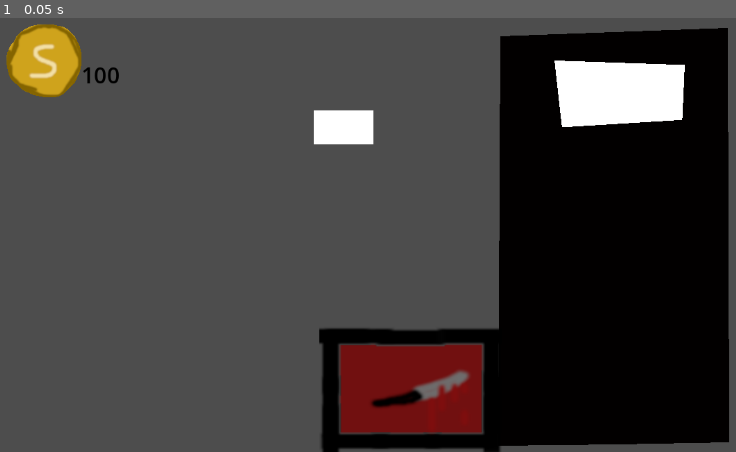
Above: before the commit, frame 1.
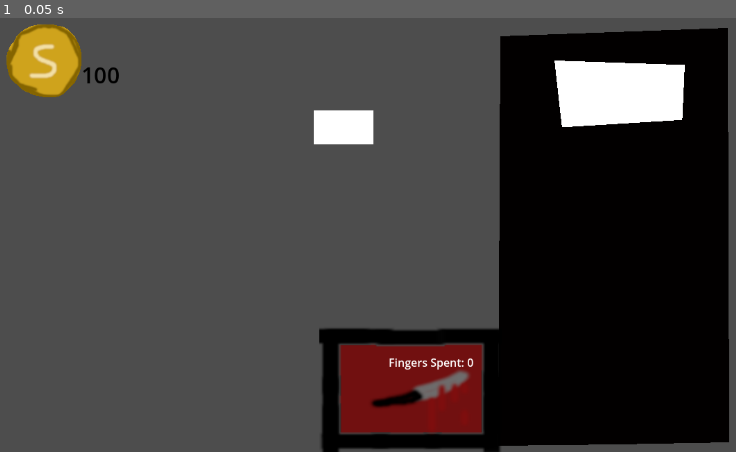
Above: after the commit, the same moment.

Repository: StephenMiner/gambling-proj
Game: Godot game, scene res://node_2d.tscn
The game is run twice, just before and just after one commit, with the same random seed, the same clock (stepped at 60 frames per second) and the same inputs.
Inputs:
- Up to frame 1 (0.05 s): no input

The runs differ from the first frame. In frame 1, 0.1% of the frame differs, in the area x 52-65%, y 78-82%.

Commit message:
Tie winning to money + fix some sorting issues

Diff:
--- a/components/ouch_button.gd
+++ b/components/ouch_button.gd
@@ -14,14 +14,23 @@
 	if mouseInside and Input.is_action_pressed("leftClick"):
 		on_cooldown = true;
 		time_elapsed = 0;
+		if Root.blood_spilt + 1 > 20: return;
+		update_weights();
 		Root.blood_spilt+=1;
 		self.owner.pay_bld.emit();
+
 		pass
 # Called when the node enters the scene tree for the first time.
 func _ready() -> void:
 	label = get_node("Label");
 	pass # Replace with function body.
 
+
+func update_weights() -> void:
+	var roller : Area2D = get_parent().get_node("Area2D");
+	roller.probabilities[Machine.Outcomes.NEAR] -= 5; #ah well this is silly...
+	roller.probabilities[Machine.Outcomes.HIT] += 5;
+	print(roller.probabilities[Machine.Outcomes.HIT] )
 
 func _mouse_enter() -> void:
 	mouseInside = true;
--- a/components/roller.gd
+++ b/components/roller.gd
@@ -1,5 +1,5 @@
 extends Area2D
-
+class_name Machine
 enum Outcomes {NEAR, MISS, HIT};
 
 var probabilities : Dictionary;
@@ -56,8 +56,7 @@
 	processing = true;
 	Root.money -= Root.cost;
 	var coin : Sprite2D = get_parent().get_node("Sprite2D");
-	coin.money_change.emit(); # May want to hook into this later.
-	print(10);
+	coin.money_change.emit(); # May want to hook into this later;
 	lever.use = false;
 	pass;
 
@@ -97,7 +96,7 @@
 	var sorted_weights : Array[Outcomes] = sorted_outcomes();
 	for outcome in sorted_weights:
 		var weight : int = probabilities[outcome];
-		print("Roll: " + str(roll));
+		print("Roll: " + str(roll) + "," + Outcomes.find_key(outcome));
 		roll -= weight;
 		if (roll < 1):
 			# Array[Outcomes]
@@ -148,9 +147,12 @@
 	var sorted : Array[Outcomes] = [];
 	for key in probabilities:
 		sorted.append(key);
-	sorted.sort();
-	sorted.reverse();
+	sorted.sort_custom(sort_ascending);
+	#sorted.reverse();
 	return sorted;
+
+func sort_ascending(o1, o2) -> bool:
+	return probabilities[o1] < probabilities[o2];
 # Called every frame. 'delta' is the elapsed time since the previous frame.
 func _process(delta: float) -> void:
 	if (processing and lTime > duration / 0.025): # Function plays once every 0.025 seconds.
@@ -161,6 +163,10 @@
 		unlocked_slots = range(len(displayOrder));
 		animating = true;
 		print(Outcomes.find_key(outcome));
+		if (outcome == Outcomes.HIT):
+			Root.money += Root.payout;
+			var coin : Sprite2D = get_parent().get_node("Sprite2D");
+			coin.money_change.emit(); # May want to hook into this later;
 		displayOutcome(outcome);
 	if processing:
 		lever.use = false;
--- a/node_2d.tscn
+++ b/node_2d.tscn
@@ -7,7 +7,7 @@
 [ext_resource type="Script" uid="uid://ba77rjcl68cr5" path="res://components/tinter.gd" id="4_kdubu"]
 [ext_resource type="Script" uid="uid://bm3fkg33j7vj3" path="res://components/coin.gd" id="5_q6r6c"]
 [ext_resource type="Texture2D" uid="uid://douopr55xpgdd" path="res://icons/ouch.png" id="7_d21ai"]
-[ext_resource type="Script" uid="uid://b2y3qt0pgwxy3" path="res://ouch_button.gd" id="7_rj586"]
+[ext_resource type="Script" uid="uid://dncmj38juf1qt" path="res://components/ouch_button.gd" id="7_rj586"]
 
 [sub_resource type="RectangleShape2D" id="RectangleShape2D_q6r6c"]
 size = Vector2(31.352524, 22.333328)
